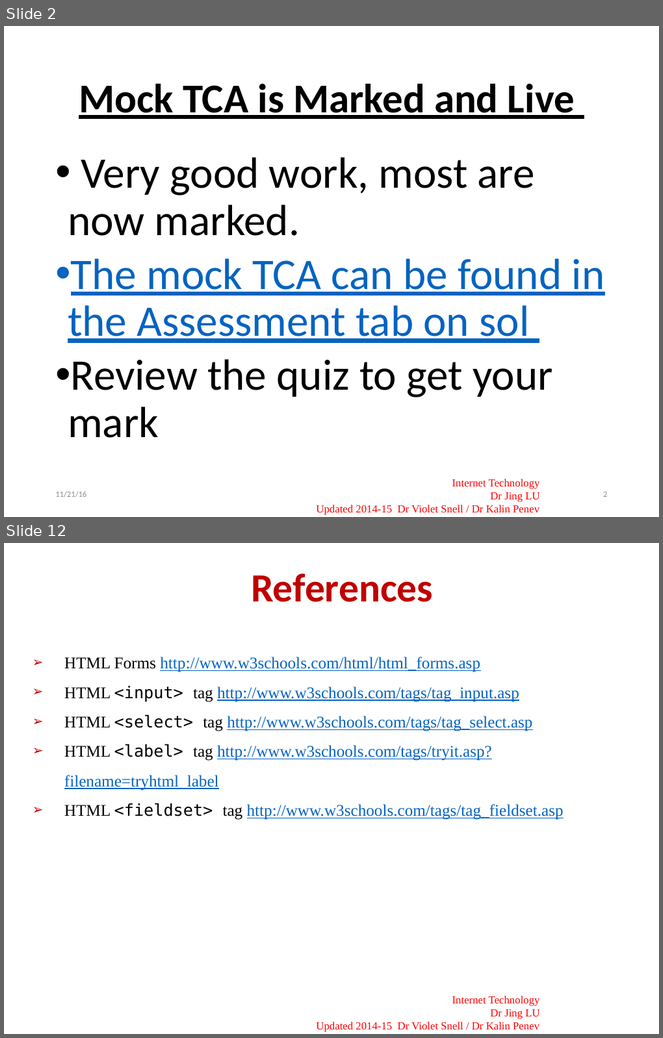
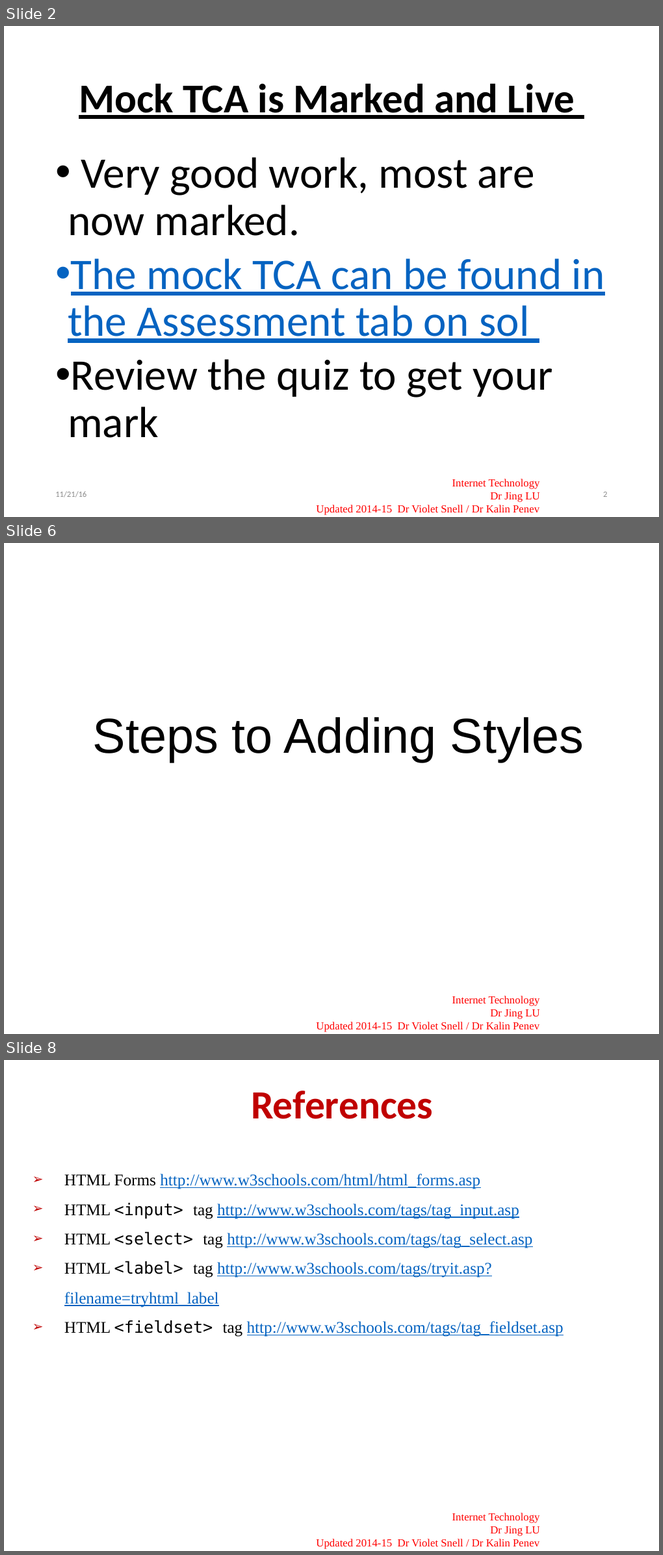
Before and after one commit to joeappleton18/cda400, a slide deck: sessions/week9/slides.pptx. Shown one above the other, each under a label of ours: slides 2 and 12 before the commit, slides 2, 6 and 8 after it; the slides between them are not shown. The pictures are 663x1038 and 663x1555 pixels, drawn with LibreOffice and Linux fonts; fonts in the diff are those of the drawing; background and template pictures are left out. Boxes give left, top, right and bottom in pixels: in the first picture for what was removed or moved away, otherwise in the second. Text is boxed around its words. In the diff, an @@ line names an element or a change of style, - is before the commit and + after.

```diff
--- a/sessions/week9/slides.pptx
+++ b/sessions/week9/slides.pptx
@@ slide 6 added at (4, 543, 659, 1034), background #FFFFFF; not listed: 2 template elements that a slide beside it also shows @@
@@ text added at (93, 717, 584, 762), 54 pt, text #000000 @@
+Steps to Adding Styles
@@ what was slide 12 is now slide 8 @@
```
Also in this commit, not shown: 1 slide changed, 3 other slides added, 8 slides removed, 1 other file.
